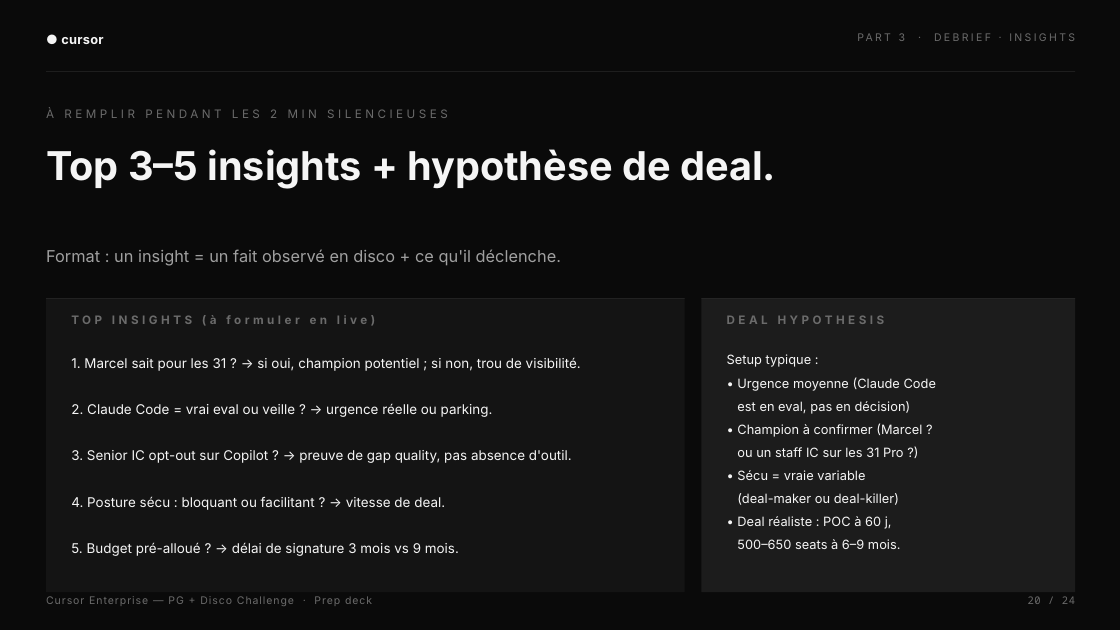
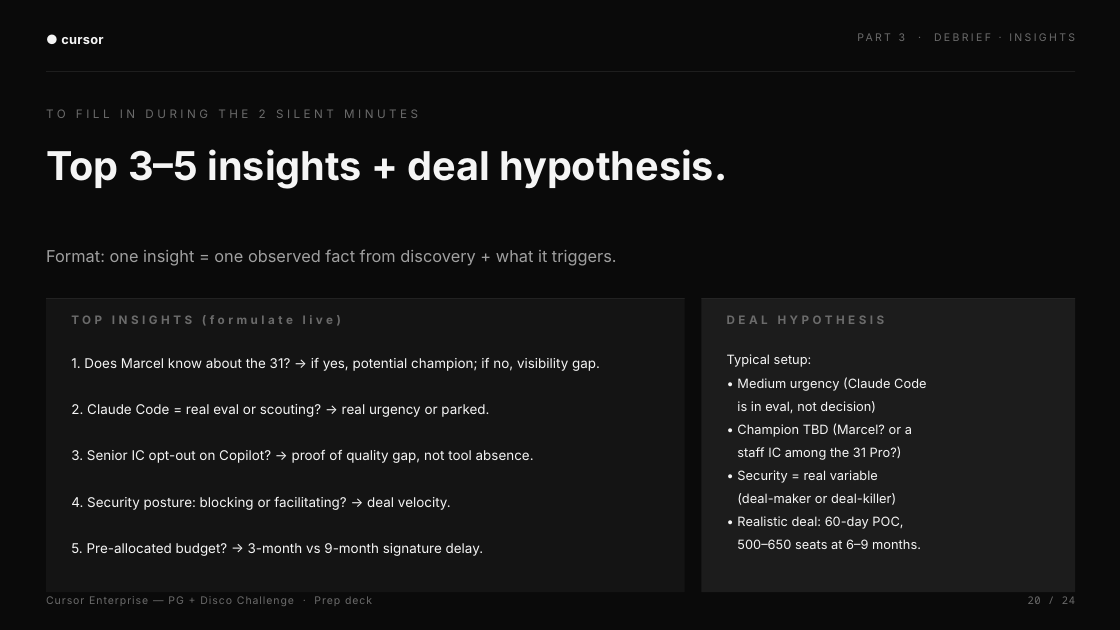
Before and after one commit to heliemonnoyeur-source/media-ae-cockpit, a slide deck: slide 20 of decks/Cursor_Enterprise_Disco_Challenge.pptx. Drawn at 1120x630 pixels with LibreOffice and Linux fonts; fonts in the diff are those of the drawing. Boxes give left, top, right and bottom in pixels: in the first picture for what was removed or moved away, otherwise in the second. Text is boxed around its words. In the diff, an @@ line names an element or a change of style, - is before the commit and + after.

```diff
--- a/decks/Cursor_Enterprise_Disco_Challenge.pptx
+++ b/decks/Cursor_Enterprise_Disco_Challenge.pptx
@@ text at [46, 109, 418, 118]: text changed @@
-À REMPLIR PENDANT LES 2 MIN SILENCIEUSES
+TO FILL IN DURING THE 2 SILENT MINUTES
@@ text at [46, 149, 727, 189]: text changed @@
-Top 3–5 insights + hypothèse de deal.
+Top 3–5 insights + deal hypothesis.
@@ text at [46, 249, 617, 266]: text changed @@
-Format : un insight = un fait observé en disco + ce qu'il déclenche.
+Format: one insight = one observed fact from discovery + what it triggers.
@@ text at [71, 315, 341, 326]: text changed @@
-TOP INSIGHTS (à formuler en live)
+TOP INSIGHTS (formulate live)
@@ text at [71, 357, 600, 371]: text changed @@
-1. Marcel sait pour les 31 ? → si oui, champion potentiel ; si non, trou de visibilité.
+1. Does Marcel know about the 31? → if yes, potential champion; if no, visibility gap.
@@ text at [727, 354, 926, 549]: text changed @@
-Setup typique :
-• Urgence moyenne (Claude Code
-est en eval, pas en décision)
-• Champion à confirmer (Marcel ?
-ou un staff IC sur les 31 Pro ?)
-• Sécu = vraie variable
-(deal-maker ou deal-killer)
-• Deal réaliste : POC à 60 j,
-500–650 seats à 6–9 mois.
+Typical setup:
+• Medium urgency (Claude Code
+is in eval, not decision)
+• Champion TBD (Marcel? or a
+staff IC among the 31 Pro?)
+• Security = real variable
+(deal-maker or deal-killer)
+• Realistic deal: 60-day POC,
+500–650 seats at 6–9 months.
@@ text at [71, 404, 489, 417]: text changed @@
-2. Claude Code = vrai eval ou veille ? → urgence réelle ou parking.
+2. Claude Code = real eval or scouting? → real urgency or parked.
@@ text at [71, 449, 534, 463]: text changed @@
-3. Senior IC opt-out sur Copilot ? → preuve de gap quality, pas absence d'outil.
+3. Senior IC opt-out on Copilot? → proof of quality gap, not tool absence.
@@ text at [71, 497, 451, 510]: text changed @@
-4. Posture sécu : bloquant ou facilitant ? → vitesse de deal.
+4. Security posture: blocking or facilitating? → deal velocity.
@@ text at [71, 543, 484, 556]: text changed @@
-5. Budget pré-alloué ? → délai de signature 3 mois vs 9 mois.
+5. Pre-allocated budget? → 3-month vs 9-month signature delay.
```
Also in this commit, not shown: 22 other slides changed, 1 slide added, 1 slide removed, 27 other files.
